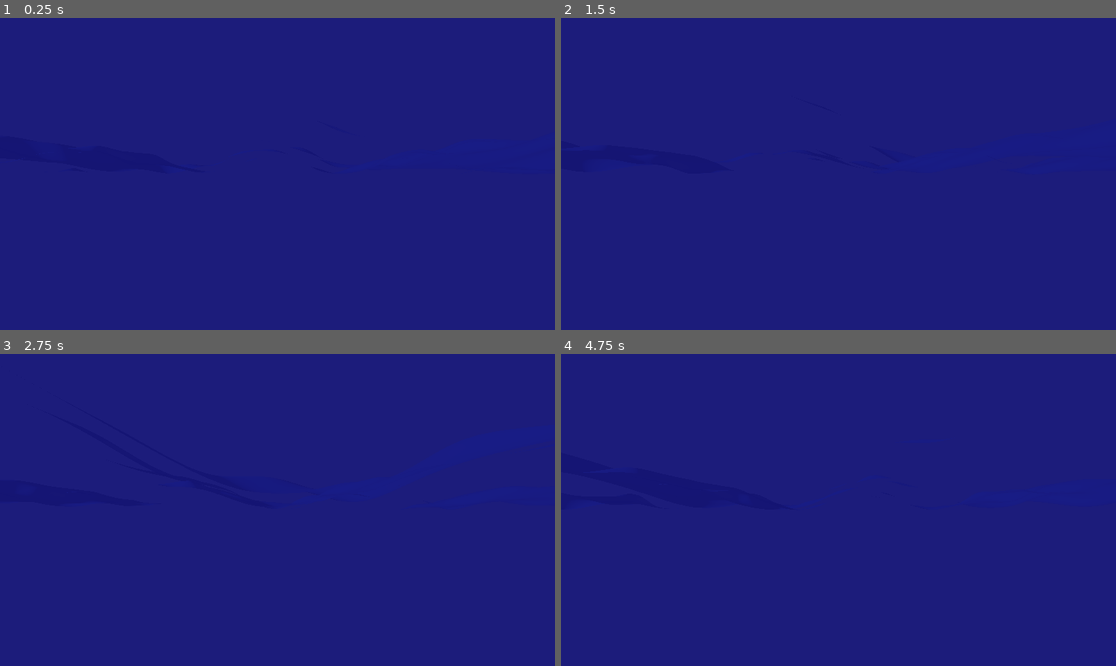
Above: before the commit, frames 1-4 (two rows, left to right).
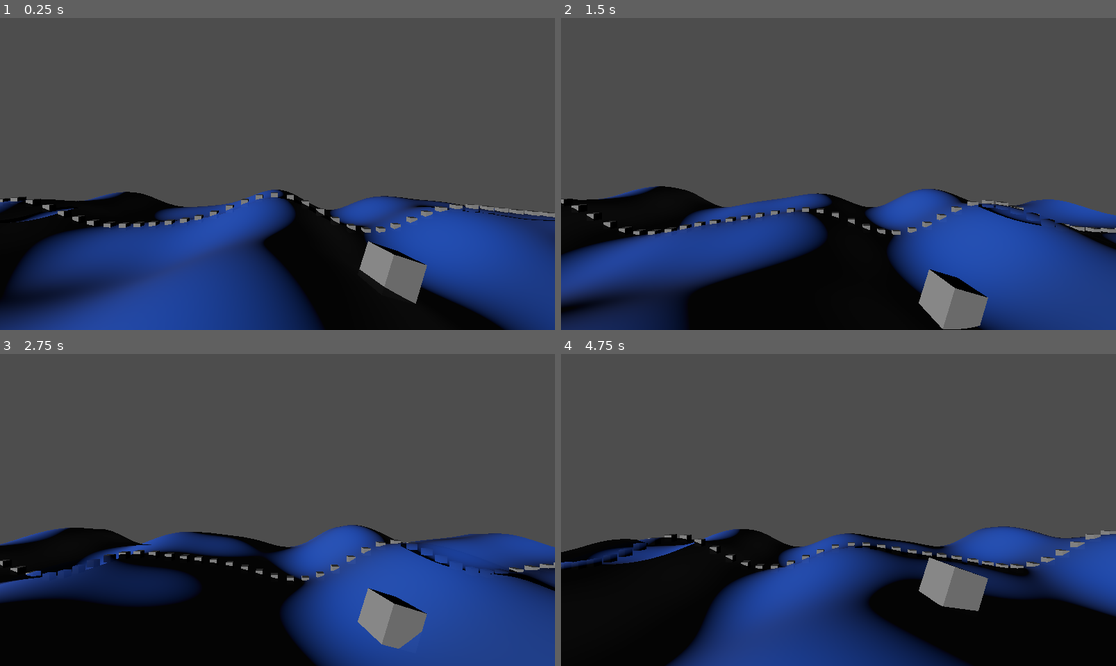
Above: after the commit, the same moments.

Repository: bardunbar/breathe_jam
Game: Godot game, scene res://screens/waterline_gym/waterline_gym.tscn
The game is run twice, just before and just after one commit, with the same random seed, the same clock (stepped at 60 frames per second) and the same inputs. This scene is started directly instead of the project's main scene.
Inputs:
- Up to frame 1 (0.25 s): no input
- Up to frame 2 (1.5 s): no input
- Up to frame 3 (2.75 s): no input
- Up to frame 4 (4.75 s): no input

The runs differ from the first frame. In frame 1, 95% of the frame differs, in the area x 0-100%, y 0-100%; in frame 2, 97%; in frame 3, 98%; in frame 4, 97%.

Commit message:
Adding utility functions for getting the y value for xz water surface coordinates

Diff:
--- a/project/screens/waterline_gym/waterline_gym.tscn
+++ b/project/screens/waterline_gym/waterline_gym.tscn
@@ -1,11 +1,14 @@
 [gd_scene format=3 uid="uid://7rfb32pwqesu"]
 
-[ext_resource type="Shader" uid="uid://cnodusow3hw1s" path="res://screens/waterline_gym/underwater_postprocess.gdshader" id="1_ry1sk"]
-[ext_resource type="Shader" uid="uid://n628bxmcno0j" path="res://screens/waterline_gym/water_surface.gdshader" id="2_g1n6r"]
+[ext_resource type="Shader" uid="uid://cnodusow3hw1s" path="res://shaders/underwater_postprocess.gdshader" id="1_ry1sk"]
+[ext_resource type="Shader" uid="uid://n628bxmcno0j" path="res://shaders/water_surface.gdshader" id="2_g1n6r"]
+[ext_resource type="Script" uid="uid://cgj4itmvfxjdh" path="res://scripts/water/floating_mesh_instance3D.gd" id="2_glvk8"]
+[ext_resource type="Script" uid="uid://cvl0jbtigcvs7" path="res://scripts/water/water_surface.gd" id="4_dc4pp"]
 
 [sub_resource type="ShaderMaterial" id="ShaderMaterial_ry1sk"]
 render_priority = 0
 shader = ExtResource("1_ry1sk")
+shader_parameter/water_time = 0.0
 
 [sub_resource type="QuadMesh" id="QuadMesh_glvk8"]
 material = SubResource("ShaderMaterial_ry1sk")
@@ -18,6 +21,7 @@
 render_priority = 0
 shader = ExtResource("2_g1n6r")
 shader_parameter/height_scale = 0.5
+shader_parameter/water_time = 0.0
 
 [sub_resource type="PlaneMesh" id="PlaneMesh_glvk8"]
 material = SubResource("ShaderMaterial_g1n6r")
@@ -27,7 +31,7 @@
 [node name="WaterlineGym" type="Node3D" unique_id=296911887]
 
 [node name="Camera3D" type="Camera3D" parent="." unique_id=268894357]
-transform = Transform3D(1, 0, 0, 0, 1, 0, 0, 0, 1, 0.48786807, -0.65556395, -3.5970998)
+transform = Transform3D(1, 0, 0, 0, 1, 0, 0, 0, 1, 0.48786807, 2.714006, -3.5970998)
 
 [node name="Underwater_PostProcess" type="MeshInstance3D" parent="Camera3D" unique_id=791733948]
 extra_cull_margin = 16384.0
@@ -35,12 +39,303 @@
 skeleton = NodePath("../..")
 
 [node name="MeshInstance3D" type="MeshInstance3D" parent="." unique_id=1346168638]
-transform = Transform3D(1, 0, 0, 0, 1, 0, 0, 0, 1, 3.9492998, 0.5025551, -0.2863624)
-mesh = SubResource("BoxMesh_ry1sk")
+transform = Transform3D(0.375, 0, 0, 0, 0.375, 0, 0, 0, 0.375, -17.176197, 1.072161, -14.837402)
+mesh = SubResource("BoxMesh_ry1sk")
+script = ExtResource("2_glvk8")
+offset = 0.0
+
+[node name="MeshInstance3D3" type="MeshInstance3D" parent="." unique_id=1242476939]
+transform = Transform3D(0.375, 0, 0, 0, 0.375, 0, 0, 0, 0.375, -16.347553, 1.072161, -14.837402)
+mesh = SubResource("BoxMesh_ry1sk")
+script = ExtResource("2_glvk8")
+offset = 0.0
+
+[node name="MeshInstance3D4" type="MeshInstance3D" parent="." unique_id=340330256]
+transform = Transform3D(0.375, 0, 0, 0, 0.375, 0, 0, 0, 0.375, -15.465773, 1.072161, -14.837402)
+mesh = SubResource("BoxMesh_ry1sk")
+script = ExtResource("2_glvk8")
+offset = 0.0
+
+[node name="MeshInstance3D5" type="MeshInstance3D" parent="." unique_id=1222699947]
+transform = Transform3D(0.375, 0, 0, 0, 0.375, 0, 0, 0, 0.375, -14.637127, 1.072161, -14.837402)
+mesh = SubResource("BoxMesh_ry1sk")
+script = ExtResource("2_glvk8")
+offset = 0.0
+
+[node name="MeshInstance3D6" type="MeshInstance3D" parent="." unique_id=1243432737]
+transform = Transform3D(0.375, 0, 0, 0, 0.375, 0, 0, 0, 0.375, -13.836544, 1.072161, -14.837402)
+mesh = SubResource("BoxMesh_ry1sk")
+script = ExtResource("2_glvk8")
+offset = 0.0
+
+[node name="MeshInstance3D7" type="MeshInstance3D" parent="." unique_id=1299184684]
+transform = Transform3D(0.375, 0, 0, 0, 0.375, 0, 0, 0, 0.375, -13.007898, 1.072161, -14.837402)
+mesh = SubResource("BoxMesh_ry1sk")
+script = ExtResource("2_glvk8")
+offset = 0.0
+
+[node name="MeshInstance3D8" type="MeshInstance3D" parent="." unique_id=1233666061]
+transform = Transform3D(0.375, 0, 0, 0, 0.375, 0, 0, 0, 0.375, -12.126119, 1.072161, -14.837402)
+mesh = SubResource("BoxMesh_ry1sk")
+script = ExtResource("2_glvk8")
+offset = 0.0
+
+[node name="MeshInstance3D9" type="MeshInstance3D" parent="." unique_id=1727830935]
+transform = Transform3D(0.375, 0, 0, 0, 0.375, 0, 0, 0, 0.375, -11.297474, 1.072161, -14.837402)
+mesh = SubResource("BoxMesh_ry1sk")
+script = ExtResource("2_glvk8")
+offset = 0.0
+
+[node name="MeshInstance3D10" type="MeshInstance3D" parent="." unique_id=1064202687]
+transform = Transform3D(0.375, 0, 0, 0, 0.375, 0, 0, 0, 0.375, -10.506479, 1.072161, -14.837402)
+mesh = SubResource("BoxMesh_ry1sk")
+script = ExtResource("2_glvk8")
+offset = 0.0
+
+[node name="MeshInstance3D11" type="MeshInstance3D" parent="." unique_id=97112244]
+transform = Transform3D(0.375, 0, 0, 0, 0.375, 0, 0, 0, 0.375, -9.677834, 1.072161, -14.837402)
+mesh = SubResource("BoxMesh_ry1sk")
+script = ExtResource("2_glvk8")
+offset = 0.0
+
+[node name="MeshInstance3D12" type="MeshInstance3D" parent="." unique_id=499144620]
+transform = Transform3D(0.375, 0, 0, 0, 0.375, 0, 0, 0, 0.375, -8.796055, 1.072161, -14.837402)
+mesh = SubResource("BoxMesh_ry1sk")
+script = ExtResource("2_glvk8")
+offset = 0.0
+
+[node name="MeshInstance3D13" type="MeshInstance3D" parent="." unique_id=1800399734]
+transform = Transform3D(0.375, 0, 0, 0, 0.375, 0, 0, 0, 0.375, -7.9674087, 1.072161, -14.837402)
+mesh = SubResource("BoxMesh_ry1sk")
+script = ExtResource("2_glvk8")
+offset = 0.0
+
+[node name="MeshInstance3D14" type="MeshInstance3D" parent="." unique_id=170246349]
+transform = Transform3D(0.375, 0, 0, 0, 0.375, 0, 0, 0, 0.375, -7.166826, 1.072161, -14.837402)
+mesh = SubResource("BoxMesh_ry1sk")
+script = ExtResource("2_glvk8")
+offset = 0.0
+
+[node name="MeshInstance3D15" type="MeshInstance3D" parent="." unique_id=2144401441]
+transform = Transform3D(0.375, 0, 0, 0, 0.375, 0, 0, 0, 0.375, -6.3381805, 1.072161, -14.837402)
+mesh = SubResource("BoxMesh_ry1sk")
+script = ExtResource("2_glvk8")
+offset = 0.0
+
+[node name="MeshInstance3D16" type="MeshInstance3D" parent="." unique_id=68356343]
+transform = Transform3D(0.375, 0, 0, 0, 0.375, 0, 0, 0, 0.375, -5.4564004, 1.072161, -14.837402)
+mesh = SubResource("BoxMesh_ry1sk")
+script = ExtResource("2_glvk8")
+offset = 0.0
+
+[node name="MeshInstance3D17" type="MeshInstance3D" parent="." unique_id=379654608]
+transform = Transform3D(0.375, 0, 0, 0, 0.375, 0, 0, 0, 0.375, -4.627755, 1.072161, -14.837402)
+mesh = SubResource("BoxMesh_ry1sk")
+script = ExtResource("2_glvk8")
+offset = 0.0
+
+[node name="MeshInstance3D18" type="MeshInstance3D" parent="." unique_id=176423507]
+transform = Transform3D(0.375, 0, 0, 0, 0.375, 0, 0, 0, 0.375, -3.8458772, 1.072161, -14.837402)
+mesh = SubResource("BoxMesh_ry1sk")
+script = ExtResource("2_glvk8")
+offset = 0.0
+
+[node name="MeshInstance3D19" type="MeshInstance3D" parent="." unique_id=709093629]
+transform = Transform3D(0.375, 0, 0, 0, 0.375, 0, 0, 0, 0.375, -3.0172315, 1.072161, -14.837402)
+mesh = SubResource("BoxMesh_ry1sk")
+script = ExtResource("2_glvk8")
+offset = 0.0
+
+[node name="MeshInstance3D20" type="MeshInstance3D" parent="." unique_id=728287300]
+transform = Transform3D(0.375, 0, 0, 0, 0.375, 0, 0, 0, 0.375, -2.1354518, 1.072161, -14.837402)
+mesh = SubResource("BoxMesh_ry1sk")
+script = ExtResource("2_glvk8")
+offset = 0.0
+
+[node name="MeshInstance3D21" type="MeshInstance3D" parent="." unique_id=57376571]
+transform = Transform3D(0.375, 0, 0, 0, 0.375, 0, 0, 0, 0.375, -1.3068061, 1.072161, -14.837402)
+mesh = SubResource("BoxMesh_ry1sk")
+script = ExtResource("2_glvk8")
+offset = 0.0
+
+[node name="MeshInstance3D22" type="MeshInstance3D" parent="." unique_id=1013504836]
+transform = Transform3D(0.375, 0, 0, 0, 0.375, 0, 0, 0, 0.375, -0.5062232, 1.072161, -14.837402)
+mesh = SubResource("BoxMesh_ry1sk")
+script = ExtResource("2_glvk8")
+offset = 0.0
+
+[node name="MeshInstance3D23" type="MeshInstance3D" parent="." unique_id=247704059]
+transform = Transform3D(0.375, 0, 0, 0, 0.375, 0, 0, 0, 0.375, 0.32242203, 1.072161, -14.837402)
+mesh = SubResource("BoxMesh_ry1sk")
+script = ExtResource("2_glvk8")
+offset = 0.0
+
+[node name="MeshInstance3D24" type="MeshInstance3D" parent="." unique_id=589868692]
+transform = Transform3D(0.375, 0, 0, 0, 0.375, 0, 0, 0, 0.375, 1.2042022, 1.072161, -14.837402)
+mesh = SubResource("BoxMesh_ry1sk")
+script = ExtResource("2_glvk8")
+offset = 0.0
+
+[node name="MeshInstance3D25" type="MeshInstance3D" parent="." unique_id=2036215395]
+transform = Transform3D(0.375, 0, 0, 0, 0.375, 0, 0, 0, 0.375, 2.0328474, 1.072161, -14.837402)
+mesh = SubResource("BoxMesh_ry1sk")
+script = ExtResource("2_glvk8")
+offset = 0.0
+
+[node name="MeshInstance3D26" type="MeshInstance3D" parent="." unique_id=866346664]
+transform = Transform3D(0.375, 0, 0, 0, 0.375, 0, 0, 0, 0.375, 2.8535385, 1.072161, -14.837402)
+mesh = SubResource("BoxMesh_ry1sk")
+script = ExtResource("2_glvk8")
+offset = 0.0
+
+[node name="MeshInstance3D27" type="MeshInstance3D" parent="." unique_id=2128113322]
+transform = Transform3D(0.375, 0, 0, 0, 0.375, 0, 0, 0, 0.375, 3.6821823, 1.072161, -14.837402)
+mesh = SubResource("BoxMesh_ry1sk")
+script = ExtResource("2_glvk8")
+offset = 0.0
+
+[node name="MeshInstance3D28" type="MeshInstance3D" parent="." unique_id=1373557536]
+transform = Transform3D(0.375, 0, 0, 0, 0.375, 0, 0, 0, 0.375, 4.563963, 1.072161, -14.837402)
+mesh = SubResource("BoxMesh_ry1sk")
+script = ExtResource("2_glvk8")
+offset = 0.0
+
+[node name="MeshInstance3D29" type="MeshInstance3D" parent="." unique_id=1619024840]
+transform = Transform3D(0.375, 0, 0, 0, 0.375, 0, 0, 0, 0.375, 5.3926086, 1.072161, -14.837402)
+mesh = SubResource("BoxMesh_ry1sk")
+script = ExtResource("2_glvk8")
+offset = 0.0
+
+[node name="MeshInstance3D30" type="MeshInstance3D" parent="." unique_id=1768039928]
+transform = Transform3D(0.375, 0, 0, 0, 0.375, 0, 0, 0, 0.375, 6.1931915, 1.072161, -14.837402)
+mesh = SubResource("BoxMesh_ry1sk")
+script = ExtResource("2_glvk8")
+offset = 0.0
+
+[node name="MeshInstance3D31" type="MeshInstance3D" parent="." unique_id=2139649471]
+transform = Transform3D(0.375, 0, 0, 0, 0.375, 0, 0, 0, 0.375, 7.021837, 1.072161, -14.837402)
+mesh = SubResource("BoxMesh_ry1sk")
+script = ExtResource("2_glvk8")
+offset = 0.0
+
+[node name="MeshInstance3D32" type="MeshInstance3D" parent="." unique_id=130335849]
+transform = Transform3D(0.375, 0, 0, 0, 0.375, 0, 0, 0, 0.375, 7.903617, 1.072161, -14.837402)
+mesh = SubResource("BoxMesh_ry1sk")
+script = ExtResource("2_glvk8")
+offset = 0.0
+
+[node name="MeshInstance3D33" type="MeshInstance3D" parent="." unique_id=58310197]
+transform = Transform3D(0.375, 0, 0, 0, 0.375, 0, 0, 0, 0.375, 8.732262, 1.072161, -14.837402)
+mesh = SubResource("BoxMesh_ry1sk")
+script = ExtResource("2_glvk8")
+offset = 0.0
+
+[node name="MeshInstance3D34" type="MeshInstance3D" parent="." unique_id=739712867]
+transform = Transform3D(0.375, 0, 0, 0, 0.375, 0, 0, 0, 0.375, 9.523256, 1.072161, -14.837402)
+mesh = SubResource("BoxMesh_ry1sk")
+script = ExtResource("2_glvk8")
+offset = 0.0
+
+[node name="MeshInstance3D35" type="MeshInstance3D" parent="." unique_id=2032303245]
+transform = Transform3D(0.375, 0, 0, 0, 0.375, 0, 0, 0, 0.375, 10.351902, 1.072161, -14.837402)
+mesh = SubResource("BoxMesh_ry1sk")
+script = ExtResource("2_glvk8")
+offset = 0.0
+
+[node name="MeshInstance3D36" type="MeshInstance3D" parent="." unique_id=1329296316]
+transform = Transform3D(0.375, 0, 0, 0, 0.375, 0, 0, 0, 0.375, 11.233681, 1.072161, -14.837402)
+mesh = SubResource("BoxMesh_ry1sk")
+script = ExtResource("2_glvk8")
+offset = 0.0
+
+[node name="MeshInstance3D37" type="MeshInstance3D" parent="." unique_id=75512807]
+transform = Transform3D(0.375, 0, 0, 0, 0.375, 0, 0, 0, 0.375, 12.062326, 1.072161, -14.837402)
+mesh = SubResource("BoxMesh_ry1sk")
+script = ExtResource("2_glvk8")
+offset = 0.0
+
+[node name="MeshInstance3D38" type="MeshInstance3D" parent="." unique_id=1175507103]
+transform = Transform3D(0.375, 0, 0, 0, 0.375, 0, 0, 0, 0.375, 12.862909, 1.072161, -14.837402)
+mesh = SubResource("BoxMesh_ry1sk")
+script = ExtResource("2_glvk8")
+offset = 0.0
+
+[node name="MeshInstance3D39" type="MeshInstance3D" parent="." unique_id=596284956]
+transform = Transform3D(0.375, 0, 0, 0, 0.375, 0, 0, 0, 0.375, 13.691555, 1.072161, -14.837402)
+mesh = SubResource("BoxMesh_ry1sk")
+script = ExtResource("2_glvk8")
+offset = 0.0
+
+[node name="MeshInstance3D40" type="MeshInstance3D" parent="." unique_id=572693927]
+transform = Transform3D(0.375, 0, 0, 0, 0.375, 0, 0, 0, 0.375, 14.573336, 1.072161, -14.837402)
+mesh = SubResource("BoxMesh_ry1sk")
+script = ExtResource("2_glvk8")
+offset = 0.0
+
+[node name="MeshInstance3D41" type="MeshInstance3D" parent="." unique_id=1391187741]
+transform = Transform3D(0.375, 0, 0, 0, 0.375, 0, 0, 0, 0.375, 15.40198, 1.072161, -14.837402)
+mesh = SubResource("BoxMesh_ry1sk")
+script = ExtResource("2_glvk8")
+offset = 0.0
+
+[node name="MeshInstance3D42" type="MeshInstance3D" parent="." unique_id=1700313052]
+transform = Transform3D(0.375, 0, 0, 0, 0.375, 0, 0, 0, 0.375, 16.183859, 1.072161, -14.837402)
+mesh = SubResource("BoxMesh_ry1sk")
+script = ExtResource("2_glvk8")
+offset = 0.0
+
+[node name="MeshInstance3D43" type="MeshInstance3D" parent="." unique_id=352525235]
+transform = Transform3D(0.375, 0, 0, 0, 0.375, 0, 0, 0, 0.375, 17.012505, 1.072161, -14.837402)
+mesh = SubResource("BoxMesh_ry1sk")
+script = ExtResource("2_glvk8")
+offset = 0.0
+
+[node name="MeshInstance3D44" type="MeshInstance3D" parent="." unique_id=1018700654]
+transform = Transform3D(0.375, 0, 0, 0, 0.375, 0, 0, 0, 0.375, 17.894283, 1.072161, -14.837402)
+mesh = SubResource("BoxMesh_ry1sk")
+script = ExtResource("2_glvk8")
+offset = 0.0
+
+[node name="MeshInstance3D45" type="MeshInstance3D" parent="." unique_id=347839969]
+transform = Transform3D(0.375, 0, 0, 0, 0.375, 0, 0, 0, 0.375, 18.722929, 1.072161, -14.837402)
+mesh = SubResource("BoxMesh_ry1sk")
+script = ExtResource("2_glvk8")
+offset = 0.0
+
+[node name="MeshInstance3D46" type="MeshInstance3D" parent="." unique_id=1086813277]
+transform = Transform3D(0.375, 0, 0, 0, 0.375, 0, 0, 0, 0.375, 19.523512, 1.072161, -14.837402)
+mesh = SubResource("BoxMesh_ry1sk")
+script = ExtResource("2_glvk8")
+offset = 0.0
+
+[node name="MeshInstance3D47" type="MeshInstance3D" parent="." unique_id=699622571]
+transform = Transform3D(0.375, 0, 0, 0, 0.375, 0, 0, 0, 0.375, 20.352158, 1.072161, -14.837402)
+mesh = SubResource("BoxMesh_ry1sk")
+script = ExtResource("2_glvk8")
+offset = 0.0
+
+[node name="MeshInstance3D48" type="MeshInstance3D" parent="." unique_id=1156001909]
+transform = Transform3D(0.375, 0, 0, 0, 0.375, 0, 0, 0, 0.375, 21.233938, 1.072161, -14.837402)
+mesh = SubResource("BoxMesh_ry1sk")
+script = ExtResource("2_glvk8")
+offset = 0.0
+
+[node name="MeshInstance3D49" type="MeshInstance3D" parent="." unique_id=2083764425]
+transform = Transform3D(0.375, 0, 0, 0, 0.375, 0, 0, 0, 0.375, 22.062584, 1.072161, -14.837402)
+mesh = SubResource("BoxMesh_ry1sk")
+script = ExtResource("2_glvk8")
+offset = 0.0
+
+[node name="MeshInstance3D2" type="MeshInstance3D" parent="." unique_id=674060679]
+transform = Transform3D(0.9247398, 0.33153751, 0.18692024, -0.33768713, 0.94125783, 0.0011266917, -0.17556661, -0.06416246, 0.9823744, 3.502862, 1.072161, -9.044925)
+mesh = SubResource("BoxMesh_ry1sk")
+script = ExtResource("2_glvk8")
+offset = 0.46
 
 [node name="Surface" type="MeshInstance3D" parent="." unique_id=151077046]
-transform = Transform3D(19.803347, 0, 0, 0, 0.02775236, 0, 0, 0, 23.932873, 0, -0.02, 0)
+transform = Transform3D(19.803347, 0, 0, 0, 0.02775236, 0, 0, 0, 23.932873, 0, 0, 0)
 mesh = SubResource("PlaneMesh_glvk8")
+script = ExtResource("4_dc4pp")
 
 [node name="OmniLight3D" type="OmniLight3D" parent="." unique_id=1722726410]
 transform = Transform3D(1, 0, 0, 0, 1, 0, 0, 0, 1, -38.288303, 1.2972867, 1.5975139)
--- /dev/null
+++ b/project/scripts/water/floating_mesh_instance3D.gd
@@ -0,0 +1,14 @@
+extends MeshInstance3D
+@export var offset := 0.5
+const WaterLibrary = preload("res://scripts/water/water_utility_library.gd")
+var global_pos_vector
+
+# Called when the node enters the scene tree for the first time.
+func _ready() -> void:
+	global_pos_vector = Vector2(global_position.x, global_position.z)
+
+# Called every frame. 'delta' is the elapsed time since the previous frame.
+func _process(_delta: float) -> void:
+	var new_height = WaterLibrary.get_height(global_pos_vector)
+	global_position.y = new_height + offset
+	#translate(Vector3(0.0, new_height - global_position.y, 0.0))
--- /dev/null
+++ b/project/scripts/water/water_surface.gd
@@ -0,0 +1,14 @@
+extends MeshInstance3D
+
+var WaterLibrary = preload("res://scripts/water/water_utility_library.gd")
+var water_time
+# Called when the node enters the scene tree for the first time.
+func _ready() -> void:
+	water_time = 0.0
+
+# Called every frame. 'delta' is the elapsed time since the previous frame.
+func _process(delta: float) -> void:
+	water_time += delta
+	WaterLibrary.update_water_time(water_time)
+	var material: Material = get_active_material(0)
+	material.set_shader_parameter("water_time", water_time)
--- /dev/null
+++ b/project/scripts/water/water_utility_library.gd
@@ -0,0 +1,49 @@
+class_name Water_Utility_Library extends Node
+static var water_time = 0.0
+
+static func update_water_time(time: float) -> void:
+	water_time = time
+
+static func hash_func(p: Vector2) -> float:
+	p *= 17.17
+	var r = Vector2(14.91, 67.31)
+	var dot = p.dot(r)
+	var hash_funcmult = sin(dot) * 4791.9511
+	var rem = fmod(hash_funcmult, 1.0)
+	return rem
+
+static func noise(x: Vector2) -> float:
+	var p = floor(x)
+	var f = Vector2(fmod(x.x, 1.0), fmod(x.y, 1.0))
+	f = f * f * ((Vector2.ONE* 3.0) - (2.0 * f))
+	var a = Vector2(1.0, 0.0)
+	var v1 = hash_func(p + Vector2(a.y, a.y))
+	var v2 = hash_func(p + Vector2(a.x, a.y))
+	var l1 = lerp(v1, v2, f.x)
+	var v3 = hash_func(p + Vector2(a.y, a.x))
+	var v4 = hash_func(p + Vector2(a.x, a.x))
+	var l2 = lerp(v3, v4, f.x)
+
+	#split this up and debug
+	var l3 = lerp(l1, l2, f.y)
+	return l3
+
+static func fbm(x: Vector2) -> float:
+	var height = 0.0
+	var amplitude = 0.2
+	var frequency = 0.3
+	var wave_height = 0.7
+	var wave_length = 0.5
+	var time_dist = water_time;
+	for i in range(1,3):
+		height += sin((x.y * frequency * i) + time_dist) * i * amplitude
+		height += cos((x.x * -frequency * i) + time_dist) * i * amplitude
+		frequency += 0.1
+		amplitude -= 0.07
+		time_dist = cos(time_dist)
+	#height += noise((x + (Vector2.ONE * (water_time * -0.1))) * frequency) * amplitude
+	height += cos(x.x * wave_length + water_time) * wave_height
+	return height
+
+static func get_height(xz_pos: Vector2) -> float:
+	return fbm(xz_pos)
--- a/project/screens/waterline_gym/underwater_postprocess.gdshader
+++ b/project/shaders/underwater_postprocess.gdshader
@@ -1,36 +1,11 @@
 shader_type spatial;
+#include "res://shaders/water_function_lib.gdshaderinc"
+uniform float water_time = 0.0;
+
 // Prevent the quad from being affected by lighting and fog. This also improves performance.
 render_mode unshaded, fog_disabled;
 
 uniform sampler2D depth_texture : hint_depth_texture;
-
-float test(vec2 p) {
-	return cos(p.x) * sin(p.y);
-}
-
-float hash(vec2 p) {
-  return fract(sin(dot(p * 17.17, vec2(14.91, 67.31))) * 4791.9511);
-}
-
-float noise(vec2 x) {
-  vec2 p = floor(x);
-  vec2 f = fract(x);
-  f = f * f * (3.0 - 2.0 * f);
-  vec2 a = vec2(1.0, 0.0);
-  return mix(mix(hash(p + a.yy), hash(p + a.xy), f.x),
-         mix(hash(p + a.yx), hash(p + a.xx), f.x), f.y);
-}
-
-float fbm(vec2 x) {
-	float height = 0.0;
-	float amplitude = 0.75;
-	float frequency = 0.50;
-	float wave_height = 0.7f;
-	float wave_length = 0.50f;
-	height += noise((x + (TIME * -0.1)) * frequency) * amplitude;
-	height += cos(x.x * wave_length + TIME) * wave_height;
-	return height;
-}
 
 void vertex() {
 	// Called for every vertex the material is visible on.
@@ -58,7 +33,7 @@
 	vec4 world_frag = INV_VIEW_MATRIX * vec4(VERTEX, 1.f);
 	vec3 world_position = world.xyz / world.w;
 	vec3 world_clip_position = world_clip.xyz / world_clip.w;
-	float height = fbm(world_clip_position.xz);
+	float height = fbm(world_clip_position.xz, water_time);
 
 
 	float below_water_mask = 1.f - clamp((world_clip_position.y - height), 0.f, 0.004f) * 250.f;
--- a/project/screens/waterline_gym/water_surface.gdshader
+++ b/project/shaders/water_surface.gdshader
@@ -1,45 +1,19 @@
 shader_type spatial;
+#include "res://shaders/water_function_lib.gdshaderinc"
 render_mode world_vertex_coords;
 uniform float height_scale = 0.5;
-
-float test(vec2 p) {
-	return cos(p.x) * sin(p.y);
-}
-
-float hash(vec2 p) {
-  return fract(sin(dot(p * 17.17, vec2(14.91, 67.31))) * 4791.9511);
-}
-
-float noise(vec2 x) {
-  vec2 p = floor(x);
-  vec2 f = fract(x);
-  f = f * f * (3.0 - 2.0 * f);
-  vec2 a = vec2(1.0, 0.0);
-  return mix(mix(hash(p + a.yy), hash(p + a.xy), f.x),
-         mix(hash(p + a.yx), hash(p + a.xx), f.x), f.y);
-}
-
-float fbm(vec2 x) {
-	float height = 0.0;
-	float amplitude = 0.75;
-	float frequency = 0.50;
-	float wave_height = 0.7f;
-	float wave_length = 0.50f;
-	height += noise((x + (TIME * -0.1)) * frequency) * amplitude;
-	height += cos(x.x * wave_length + TIME) * wave_height;
-	return height;
-}
+uniform float water_time = 0.0;
 
 void vertex() {
 	// Called for every vertex the material is visible on.
-	float height = fbm((VERTEX.xz));
+	float height = fbm((VERTEX.xz), water_time);
 	//float height = fbm((VERTEX.xz * 0.5) + (TIME * 0.1f));
 	VERTEX.y += height;
 	//COLOR.rgb = vec3(0.1f, 0.4f, 1.f) * clamp(height + 0.5f, 0.0f, 1.f);
 	COLOR.rgb = vec3(0.1f, 0.4f, 1.f);
 
 	vec2 e = vec2(0.01f, 0.0f);
-	vec3 normal = normalize(vec3(fbm(VERTEX.xz - e) - fbm(VERTEX.xz + e), 2.0 * e.x, fbm(VERTEX.xz - e.yx) - fbm(VERTEX.xz + e.yx)));
+	vec3 normal = normalize(vec3(fbm(VERTEX.xz - e, water_time) - fbm(VERTEX.xz + e, water_time), 2.0 * e.x, fbm(VERTEX.xz - e.yx, water_time) - fbm(VERTEX.xz + e.yx, water_time)));
 	//COLOR.r = normal.x;
 	//COLOR.gb = vec2(0.f, 0.f);
 	NORMAL = normal;
Not shown, added: project/scripts/water/floating_mesh_instance3D.gd.uid
Not shown, added: project/scripts/water/water_surface.gd.uid
Not shown, added: project/scripts/water/water_utility_library.gd.uid
Renamed: project/screens/waterline_gym/underwater_postprocess.gdshader.uid -> project/shaders/underwater_postprocess.gdshader.uid
Not shown, added: project/shaders/water_function_lib.gdshaderinc
Not shown, added: project/shaders/water_function_lib.gdshaderinc.uid
Renamed: project/screens/waterline_gym/water_surface.gdshader.uid -> project/shaders/water_surface.gdshader.uid
